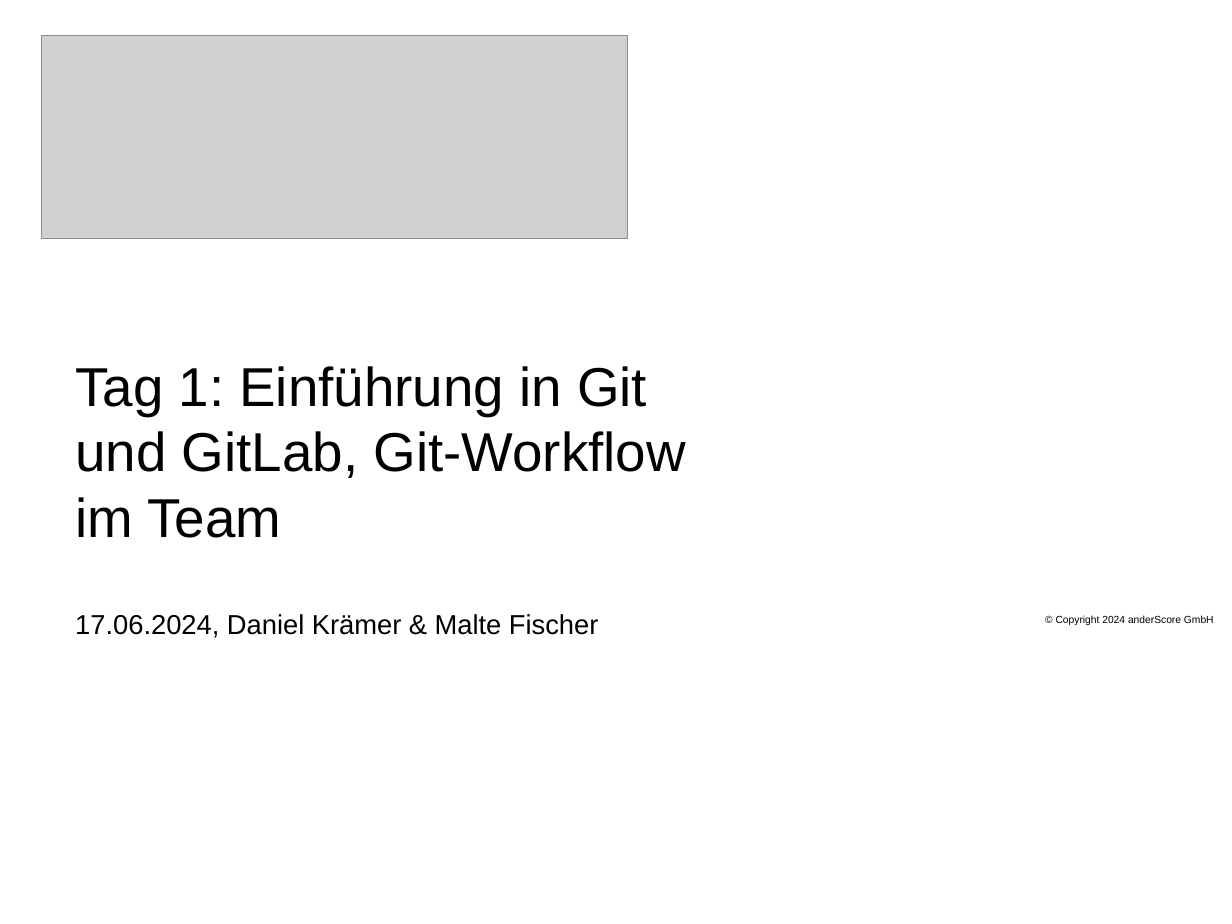
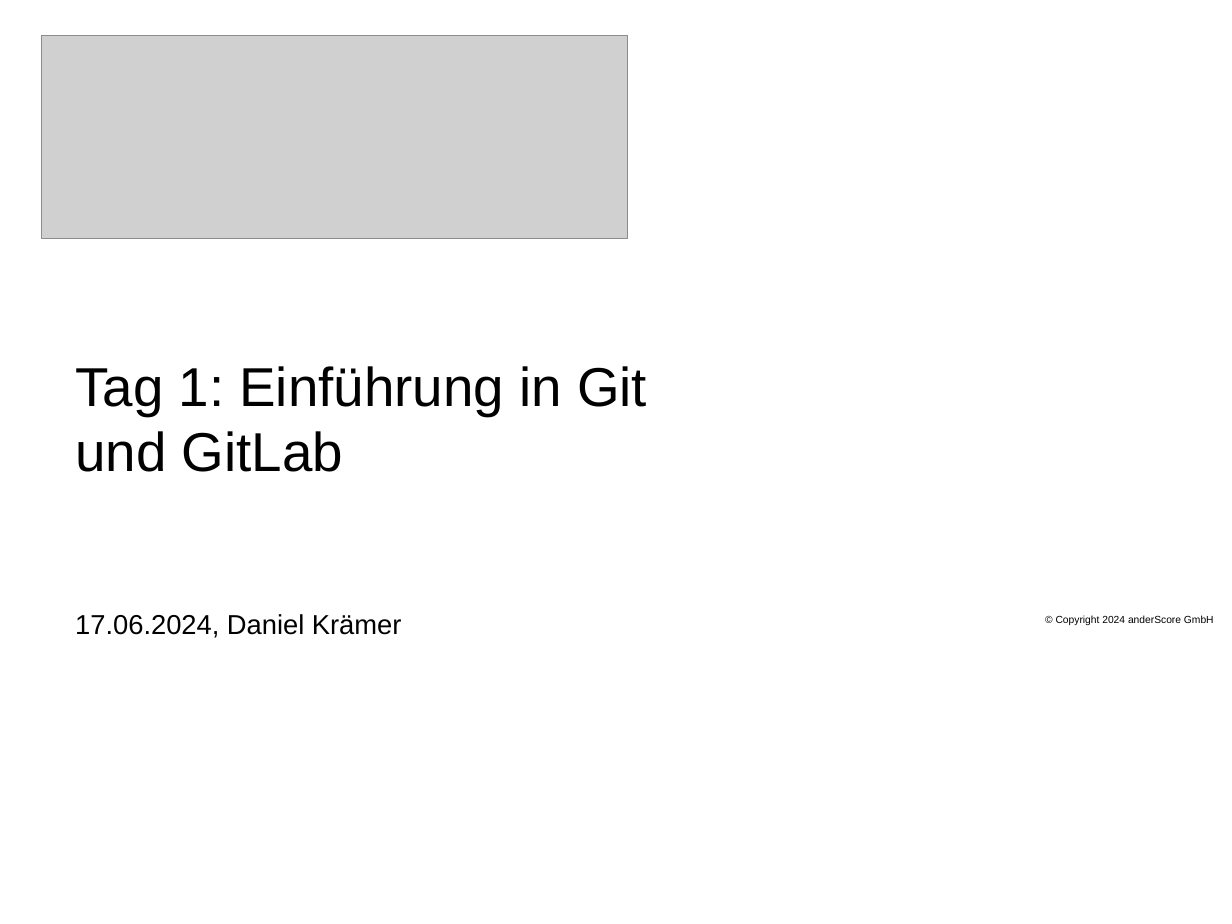
Before and after one commit to anderscore-gmbh/gitlab, a slide deck: slide 1 of slides/Tag-1_2-Git.pptx. Drawn at 1232x924 pixels with LibreOffice and Linux fonts; fonts in the diff are those of the drawing; grey boxes stand for pictures; background and template pictures are left out. Boxes give left, top, right and bottom in pixels: in the first picture for what was removed or moved away, otherwise in the second. Text is boxed around its words. In the diff, an @@ line names an element or a change of style, - is before the commit and + after.

```diff
--- a/slides/Tag-1_2-Git.pptx
+++ b/slides/Tag-1_2-Git.pptx
@@ title at bbox=[75, 366, 647, 472]: text changed @@
-Tag 1: Einführung in Git und GitLab, Git-Workflow im Team
+Tag 1: Einführung in Git und GitLab
@@ subtitle at bbox=[75, 614, 401, 638]: text changed @@
-17.06.2024, Daniel Krämer & Malte Fischer
+17.06.2024, Daniel Krämer
```
Also in this commit, not shown: 80 other slides changed, 18 other files.
